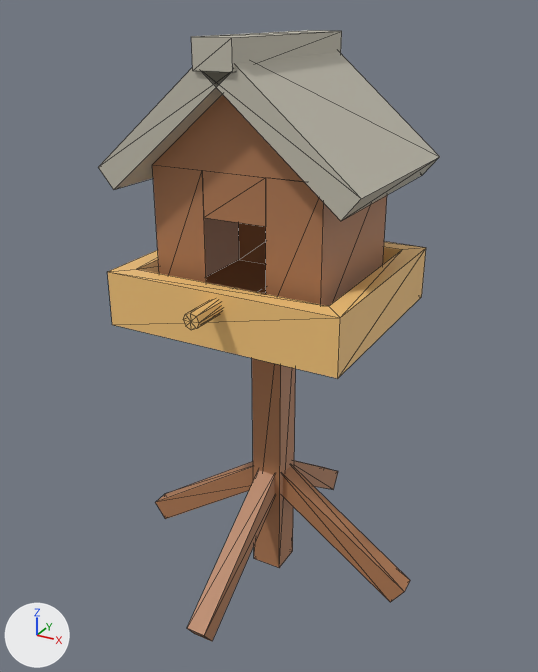
Two versions of the glTF model apps/garden/public/assets/models/BirdHouse.glb, one commit apart.
One viewpoint serves both versions: a camera (50 mm lens) standing at (0.743, -1.376, 1.311) and looking at (-0.009, -0.008, 0.627). Lighting does not change. The marker at lower left points along +X, +Y and +Z. The older version comes first. Mesh edges are drawn as thin lines.

Objects in the first picture: 'Birdhouse_Angled_Supports', 'Birdhouse_Cabin_Walls', 'Birdhouse_Center_Post', 'Birdhouse_Perch', 'Birdhouse_Ridge_Cap', 'Birdhouse_Roof_Panels', 'Birdhouse_Upper_Platform'.
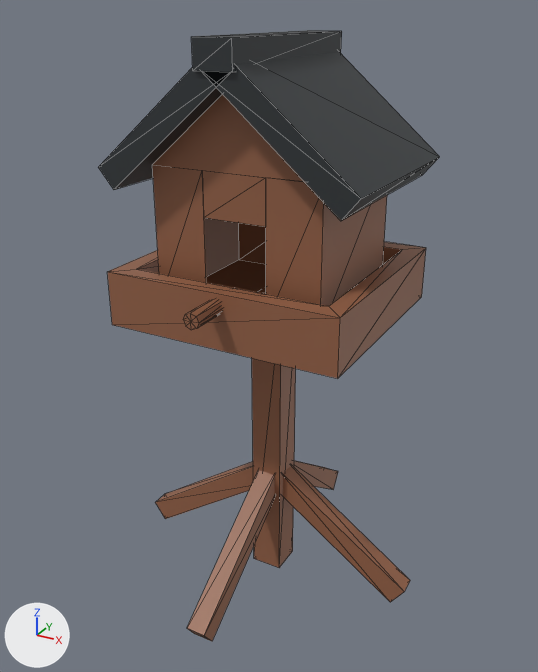
The change, as a diff of the scene's bpy script:
```diff
--- a/apps/garden/public/assets/models/BirdHouse.glb.py
+++ b/apps/garden/public/assets/models/BirdHouse.glb.py
@@ mat_bh_flat_dark_wood @@
 mat_bh_flat_dark_wood = principled_material('BH_flat_dark_wood')
-mat_bh_flat_dark_wood.base_color = (0.45, 0.2, 0.09)  # orange #b37c55
+mat_bh_flat_dark_wood.base_color = (0.301, 0.122, 0.063)  # brown #956247
@@ mat_bh_flat_light_wood @@
 mat_bh_flat_light_wood = principled_material('BH_flat_light_wood')
-mat_bh_flat_light_wood.base_color = (0.95, 0.58, 0.2)  # orange #f9c87c
+mat_bh_flat_light_wood.base_color = (0.301, 0.122, 0.063)  # brown #956247
@@ mat_bh_flat_warm_gray_roof @@
 mat_bh_flat_warm_gray_roof = principled_material('BH_flat_warm_gray_roof')
-mat_bh_flat_warm_gray_roof.base_color = (0.55, 0.52, 0.43)  # light grey #c4bfaf
+mat_bh_flat_warm_gray_roof.base_color = (0.0284, 0.0343, 0.0382)  # dark grey #2f3437
```

Location of each change, [x1, y1, x2, y2] in pixels of the pictures (538 x 672 px):
'Birdhouse_Cabin_Walls', recoloured (orange to brown)
    both: [152, 95, 387, 306]
'Birdhouse_Roof_Panels', recoloured (light grey to dark grey)
    both: [98, 52, 440, 221]
'Birdhouse_Upper_Platform', recoloured (orange to brown)
    both: [108, 242, 426, 378]
'Birdhouse_Angled_Supports', recoloured (orange to brown)
    both: [155, 460, 410, 641]
'Birdhouse_Center_Post', recoloured (orange to brown)
    both: [252, 358, 296, 568]
'Birdhouse_Ridge_Cap', recoloured (light grey to dark grey)
    both: [191, 30, 342, 72]
'Birdhouse_Perch', recoloured (orange to brown)
    both: [183, 299, 222, 330]
